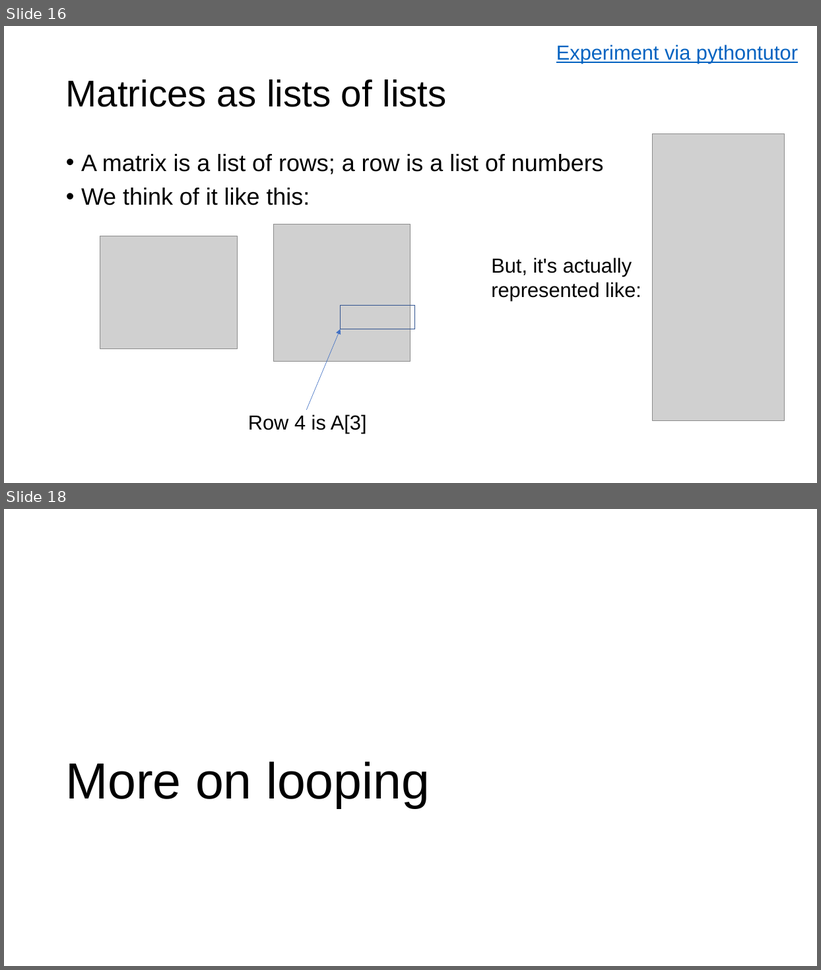
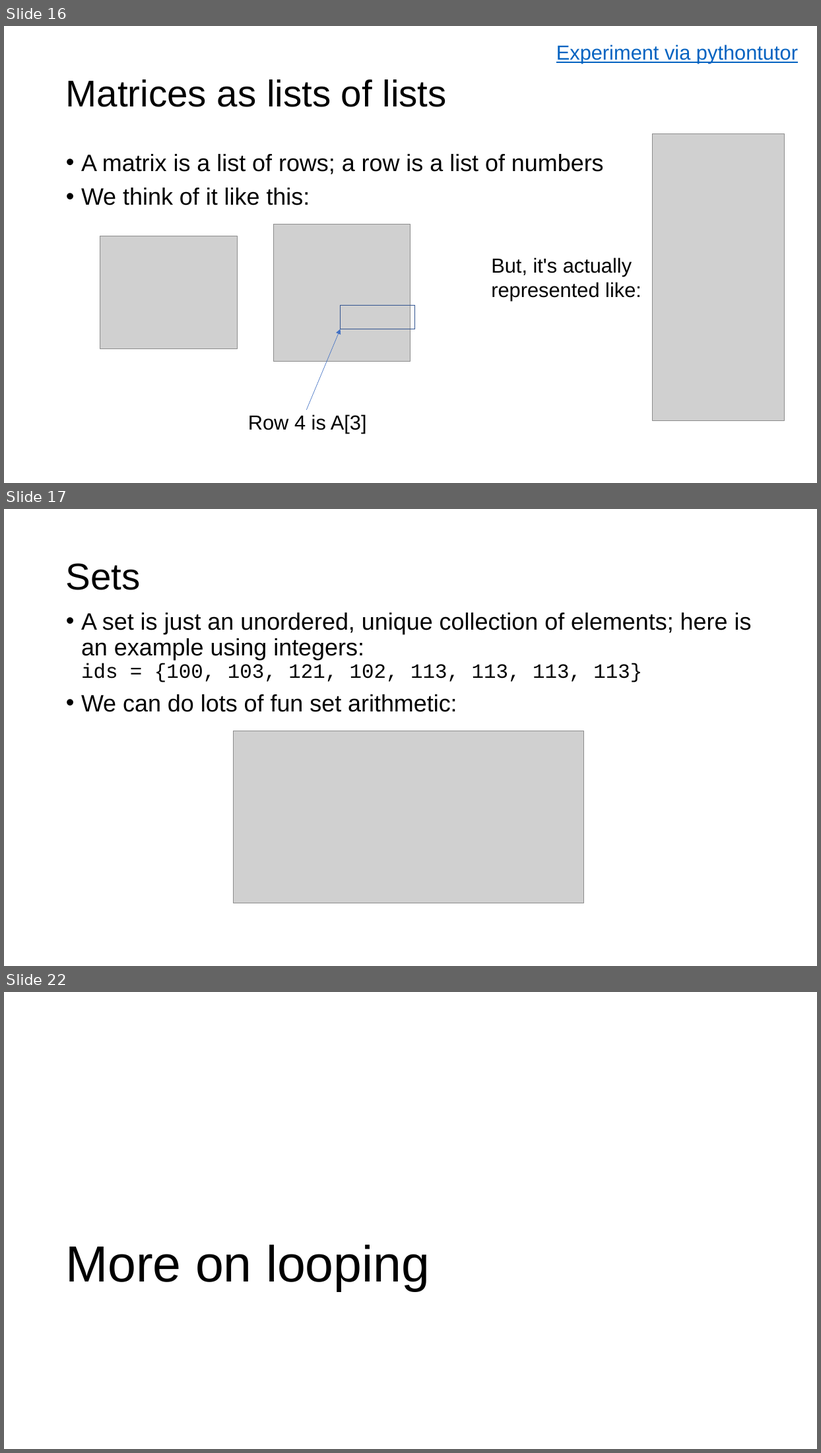
Before and after one commit to parrt/msds501, a slide deck: slides/intro-programming.pptx. Shown one above the other, each under a label of ours: slides 16 and 18 before the commit, slides 16, 17 and 22 after it; the slides between them are not shown. The pictures are 821x970 and 821x1453 pixels, drawn with LibreOffice and Linux fonts; fonts in the diff are those of the drawing; grey boxes stand for pictures; background and template pictures are left out. Boxes give left, top, right and bottom in pixels: in the first picture for what was removed or moved away, otherwise in the second. Text is boxed around its words. In the diff, an @@ line names an element or a change of style, - is before the commit and + after.

```diff
--- a/slides/intro-programming.pptx
+++ b/slides/intro-programming.pptx
@@ slide 17 added at bbox=[4, 509, 817, 966], background #FFFFFF @@
@@ title added at bbox=[66, 563, 141, 590], 44 pt, text #000000 @@
+Sets
@@ text added at bbox=[81, 613, 752, 712], 28 pt, text #000000 @@
+• A set is just an unordered, unique collection of elements; here is an example using integers:
+  ids = {100, 103, 121, 102, 113, 113, 113, 113}
+• We can do lots of fun set arithmetic:
@@ picture added at bbox=[234, 731, 584, 903] @@
@@ what was slide 18 is now slide 22 @@
```
Also in this commit, not shown: 4 other slides added, 1 slide removed, 7 other files.
